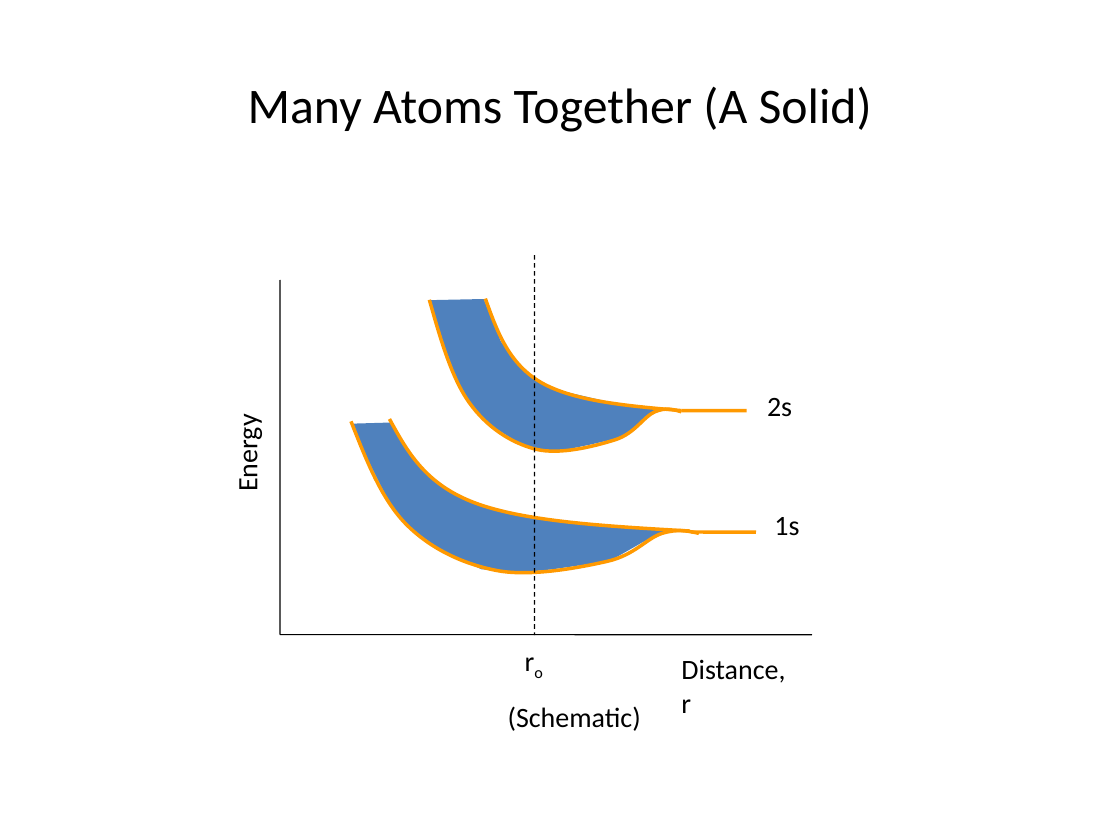
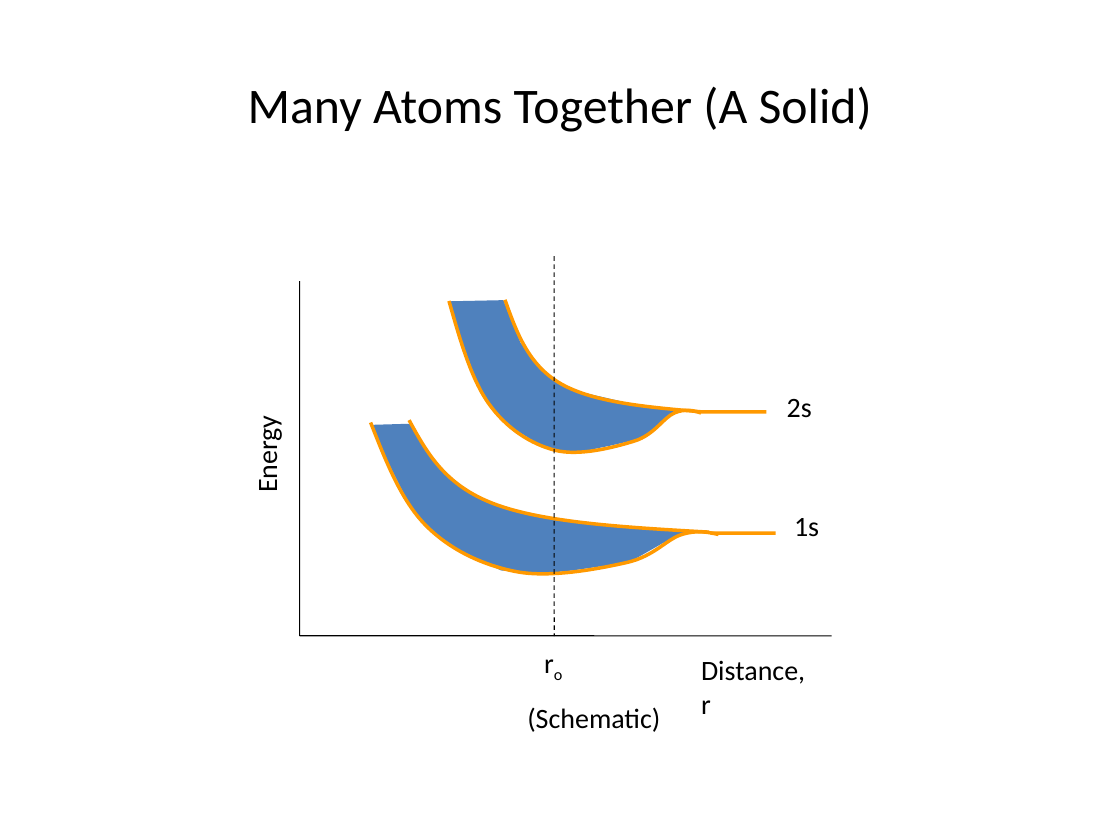
Before and after one commit to rtlines/PH223-Engineering-Physics, a slide deck: slide 16 of Slides/PH223_Lecture_20.pptx (slide 14 before the commit). Drawn at 1120x840 pixels with LibreOffice and Linux fonts; fonts in the diff are those of the drawing. Boxes give left, top, right and bottom in pixels: in the first picture for what was removed or moved away, otherwise in the second. Text is boxed around its words. In the diff, an @@ line names an element or a change of style, - is before the commit and + after.

```diff
--- a/Slides/PH223_Lecture_20.pptx
+++ b/Slides/PH223_Lecture_20.pptx
@@ 6 texts, 6 freeform shapes, 5 lines: place and size @@
-6 texts, 6 freeform shapes, 5 lines at [231,255,812,731]
+6 texts, 6 freeform shapes, 5 lines at [250,256,832,732]
```
Also in this commit, not shown: 5 other slides changed, 2 slides added, 6 other files.
